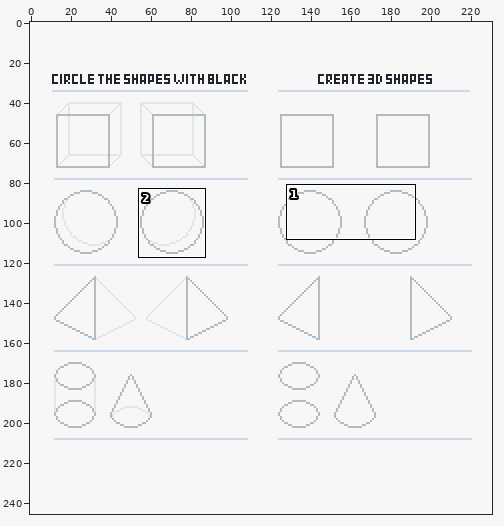
Two states of a pixel-art file, Practice_3DShapes.ase. The first picture is a wide view before the edit; the outline marks the close-up.
Close-up. The starting point:
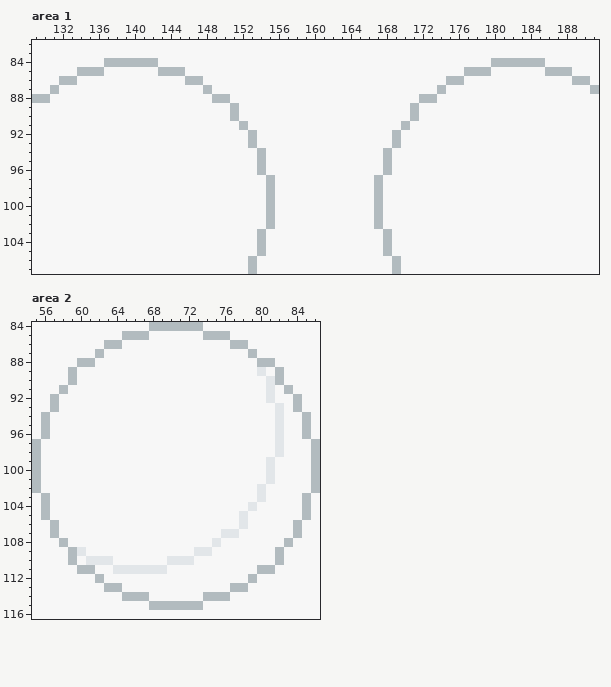
231x246 pixels, 1 frame. Shown: area 1: x 129..191, y 82..107; area 2: x 55..86, y 84..116.
The same view after the edit:
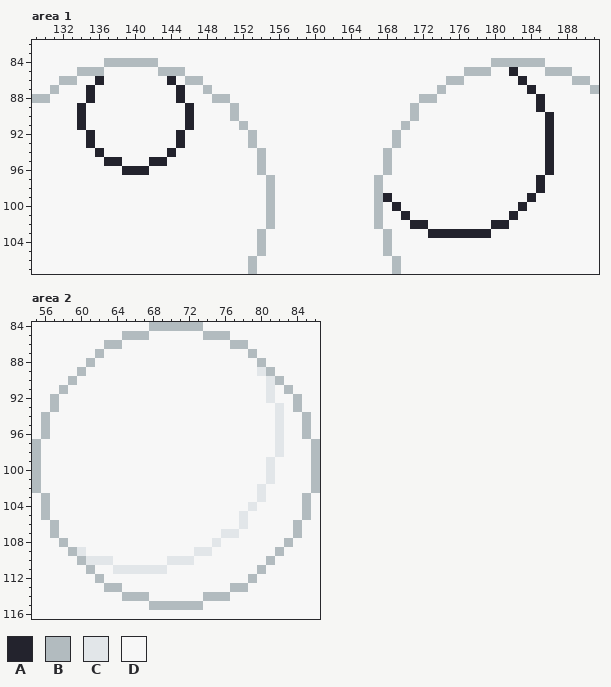
Palette (. is transparent): A #23232d  B #b2bbbf  C #e2e6e9  D #f7f7f7
The exact change:
Area 1, layer "Shapes":
The author changed colour D to colour A in row 85 at x 182; in row 86 at x 136, 144 and 183; in row 87 at x 135, 145 and 184; in row 88 at x 135, 145 and 185; in row 89 at x 134, 146 and 185; in rows 90 to 91 at x 134, 146 and 186.
The author changed colour D to colour A in rows 92 to 93 at x 135, 145 and 186; in row 94 at x 136, 144 and 186; in row 95 at x 137 to 138, 142 to 143 and 186; in row 96 at x 139 to 141 and 186; in rows 97 to 98 at x 185; in row 99 at x 168 and 184.
The author changed colour D to colour A in row 100 at x 169 and 183; in row 101 at x 170 and 182; in row 102 at x 171 to 172 and 180 to 181; in row 103 at x 173 to 179.
Area 2, layer "Shapes":
The author changed colour D to colour B in row 89 at x 60 and 81; in row 110 at x 60 and 81.
The author changed colour B to colour D in row 88 at x 60 and 81; in row 89 at x 59 and 82; in row 110 at x 59 and 82; in row 111 at x 60 and 81.
Boxes around the changes in both close-ups, in picture pixels (x1, y1, x2, y2):
changed: (383, 67, 554, 238)
changed: (77, 76, 194, 175)
changed: (68, 358, 86, 376)
changed: (266, 358, 284, 376)
changed: (68, 556, 86, 574)
changed: (266, 556, 284, 574)
